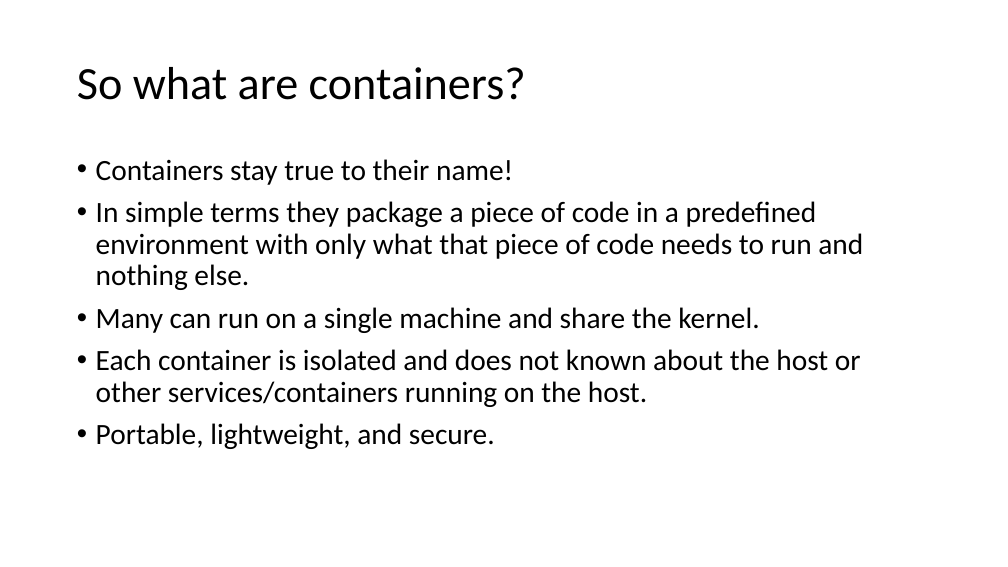
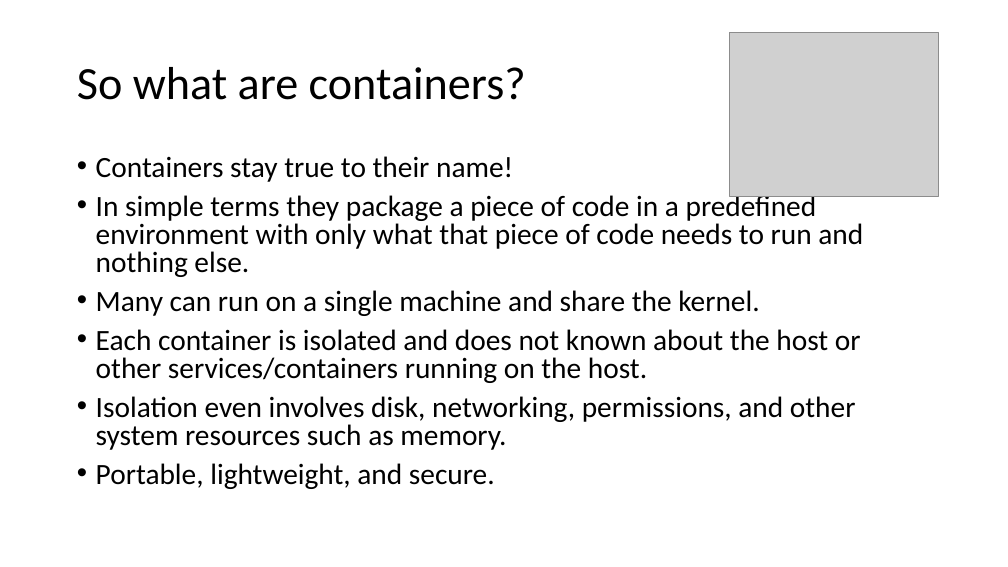
Before and after one commit to agsimeonov/docker-intro-presentation, a slide deck: slide 8 of docker-intro-presentation.pptx. Drawn at 1008x567 pixels with LibreOffice and Linux fonts; fonts in the diff are those of the drawing; grey boxes stand for pictures. Boxes give left, top, right and bottom in pixels: in the first picture for what was removed or moved away, otherwise in the second. Text is boxed around its words. In the diff, an @@ line names an element or a change of style, - is before the commit and + after.

```diff
--- a/docker-intro-presentation.pptx
+++ b/docker-intro-presentation.pptx
@@ picture added at <box>730,33,939,196</box> @@
@@ text at <box>96,156,863,489</box>: line spacing 0.9 to 0.8 @@
@@ text at <box>96,396,856,450</box>: paragraph added @@
+• Isolation even involves disk, networking, permissions, and other system resources such as memory.
```
Also in this commit, not shown: 8 other slides changed, 3 slides added, 2 other files.
